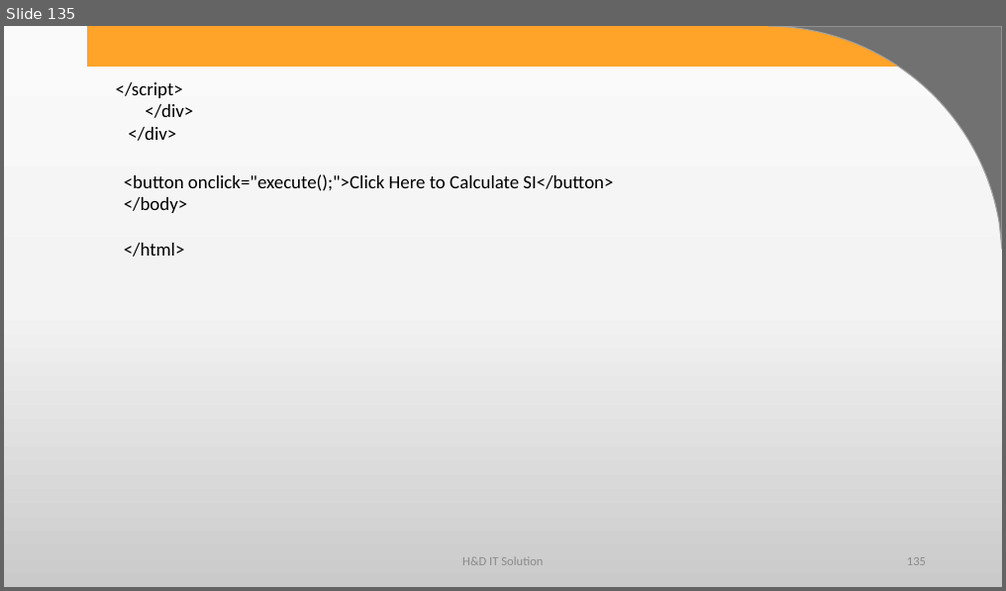
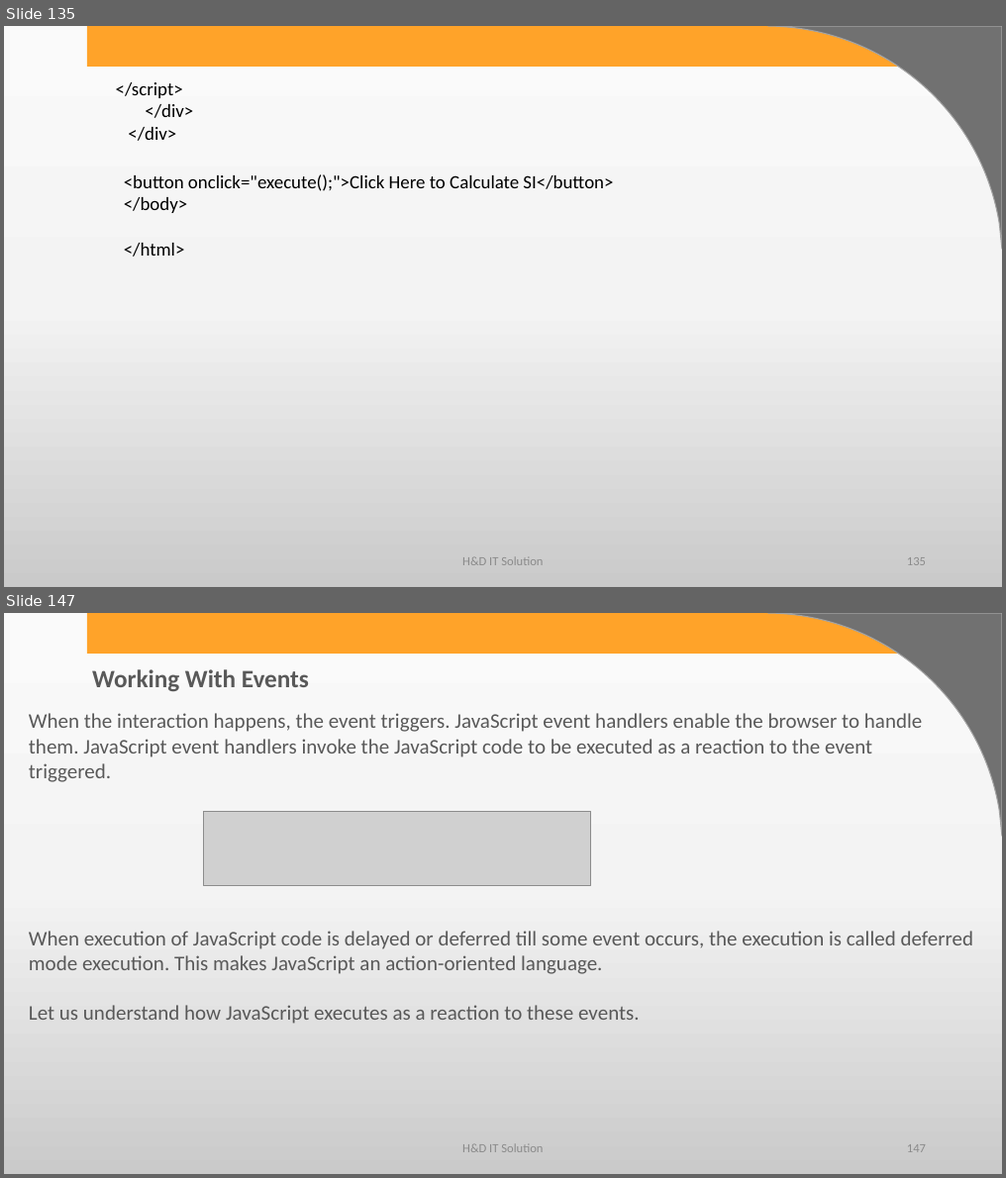
Before and after one commit to harshadasawant/javascript, a slide deck: ppt/JavaScript.pptx. Shown one above the other, each under a label of ours: slide 135 before the commit, slides 135 and 147 after it; the slides between them are not shown. The pictures are 1006x591 and 1006x1178 pixels, drawn with LibreOffice and Linux fonts; fonts in the diff are those of the drawing; grey boxes stand for pictures; background and template pictures are left out. Boxes give left, top, right and bottom in pixels: in the first picture for what was removed or moved away, otherwise in the second. Text is boxed around its words. In the diff, an @@ line names an element or a change of style, - is before the commit and + after.

```diff
--- a/ppt/JavaScript.pptx
+++ b/ppt/JavaScript.pptx
@@ slide 147 added at (4, 613, 1002, 1174), background gradient #FBFBFB to #F4F4F4 to #CBCBCB; not listed: 2 template elements that a slide beside it also shows @@
@@ text added at (92, 669, 309, 691), 24 pt, text #595959, bold @@
+Working With Events
@@ text added at (29, 713, 922, 782), 20 pt, text #595959 @@
+When the interaction happens, the event triggers. JavaScript event handlers enable the browser to handle them. JavaScript event handlers invoke the JavaScript code to be executed as a reaction to the event triggered.
@@ picture added at (204, 812, 591, 886) @@
@@ text added at (29, 931, 974, 1024), 20 pt, text #595959 @@
+When execution of JavaScript code is delayed or deferred till some event occurs, the execution is called deferred mode execution. This makes JavaScript an action-oriented language.
+Let us understand how JavaScript executes as a reaction to these events.
@@ text added at (462, 1145, 543, 1153), 12 pt, text #8C8C8C @@
+H&D IT Solution
@@ page number added at (907, 1145, 926, 1153), 12 pt, text #8C8C8C @@
+147
```
Also in this commit, not shown: 34 other slides added, 2 other files.
